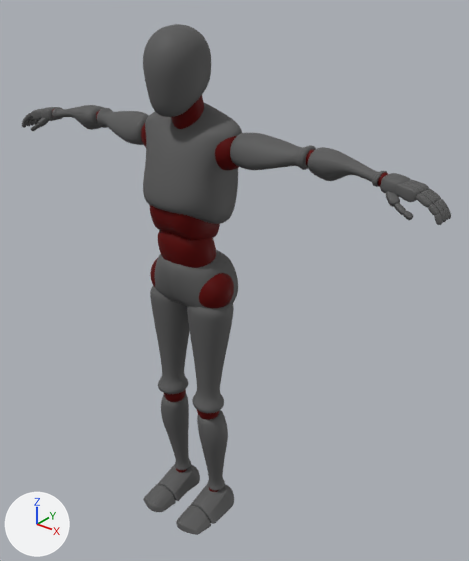
The Blender file Week 8 Cloth.blend as it was, and as the next commit left it.
Before and after are seen from a camera (50 mm lens) standing at (1.388, -1.495, 1.953) and looking at (0.035, 0.195, 0.905). The lights are fixed; the arrows at lower left show +X, +Y and +Z. The picture after the commit comes second.

The first picture shows 'mannequin'.
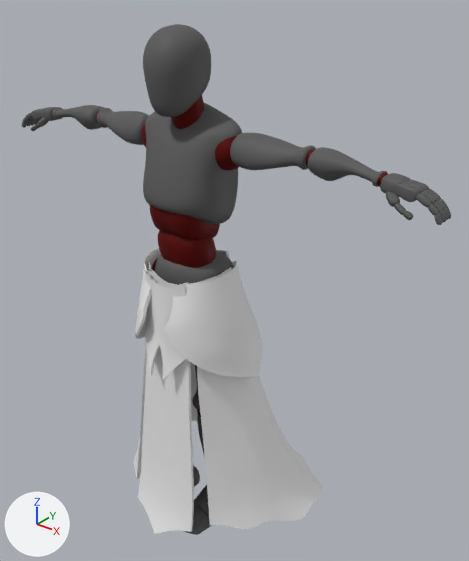
Location of each change, (x1, y1, x2, y2) in pixels of the pictures (469 x 561 px):
'MESH_GOD_Hades_Skin01A.001', shown: after (134, 248, 323, 534)

The change, as a list of edits to the scene's bpy script:
```text
Change ob_mesh_god_hades_skin01a_001:
    remove ob_mesh_god_hades_skin01a_001.hide_set(True)
```
